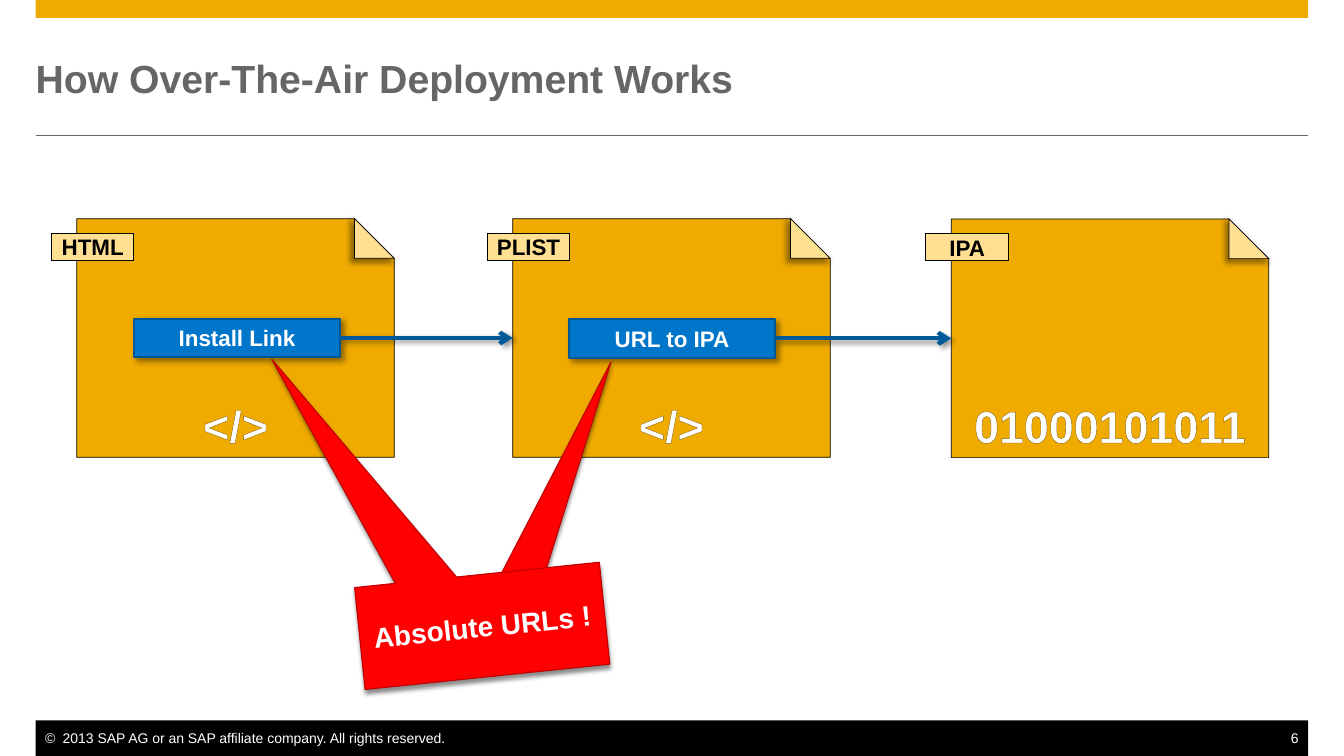
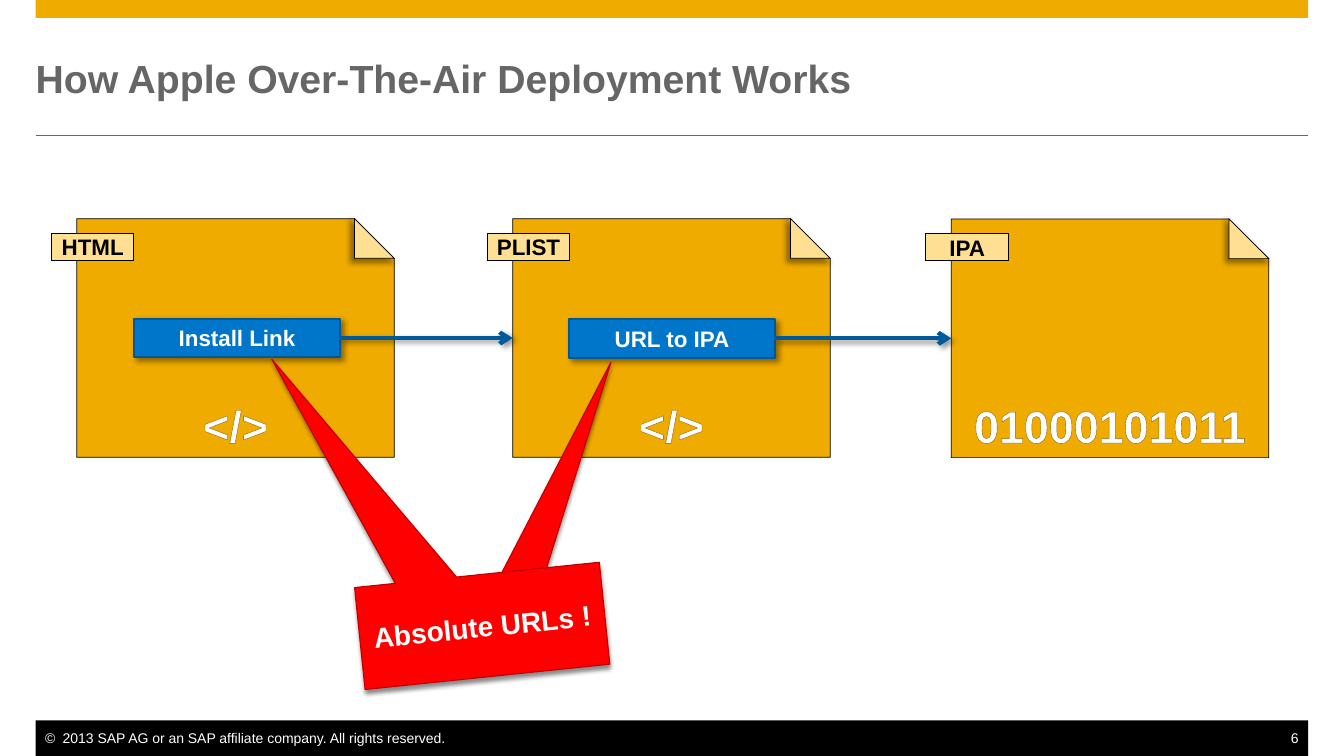
Before and after one commit to marcusholl/OTAService, a slide deck: slide 6 of docs/OTAService.pptx. Drawn at 1344x756 pixels with LibreOffice and Linux fonts; fonts in the diff are those of the drawing. Boxes give left, top, right and bottom in pixels: in the first picture for what was removed or moved away, otherwise in the second. Text is boxed around its words. In the diff, an @@ line names an element or a change of style, - is before the commit and + after.

```diff
--- a/docs/OTAService.pptx
+++ b/docs/OTAService.pptx
@@ title at (x1=36, y1=64, x2=851, y2=101): text changed @@
-How Over-The-Air Deployment Works
+How Apple Over-The-Air Deployment Works
```
Also in this commit, not shown: 4 other slides changed, 1 slide added.
